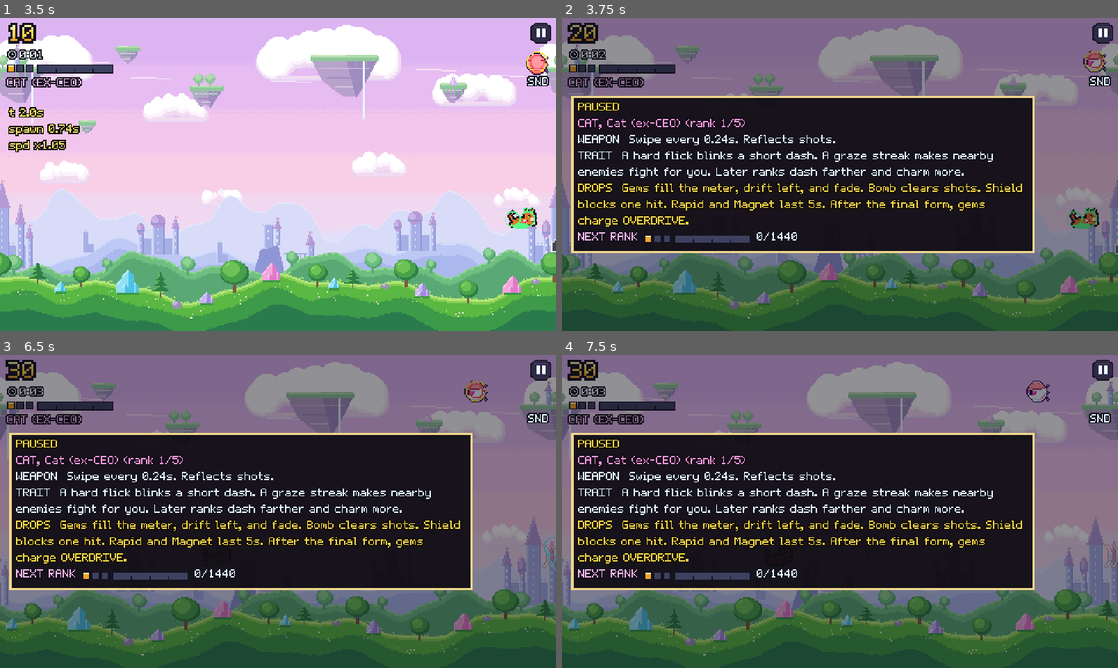
Above: before the commit, frames 1-4 (two rows, left to right).
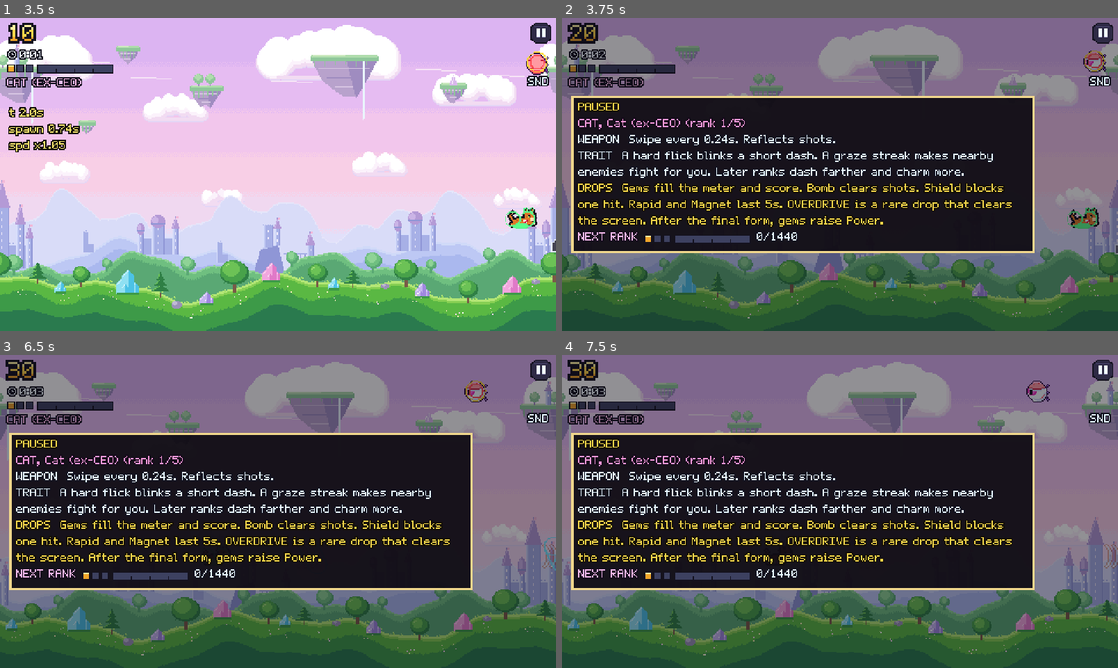
Above: after the commit, the same moments.

Repository: thongdo05/reincarnated-as-what
Game: Godot game, scene res://scenes/main.tscn
Same seed, same stepped clock (60 frames per second), same inputs: the game is played once before the commit and once after it.
Inputs (mouse positions are in pixels of both pictures, inside the frame that each line leads up to):
- Up to frame 1 (3.5 s): click "SND" at 0.5 s; click "OFF" at 1.25 s; tap Enter at 2 s; move the mouse to (400, 158) at 2.02 s; hold D 2.03-2.75 s; tap H at 2.1 s; click (400, 158) at 2.17 s; drag from (166, 190) to (250, 237) at 2.77 s
- Up to frame 2 (3.75 s): move the mouse to (895, 105) at 3.52 s; hold D from 3.53 s (still down); tap P at 3.6 s
- Up to frame 3 (6.5 s): release D at 4.25 s; tap Space at 4.25 s; drag from (250, 574) to (111, 464) at 4.27 s; click (528, 386) at 5 s; move the mouse to (444, 558) at 5.77 s; hold A from 5.78 s (still down); tap E at 5.85 s; tap Escape at 6.4 s
- Up to frame 4 (7.5 s): release A at 6.5 s; drag from (673, 464) to (756, 433) at 6.52 s; tap Enter at 7.25 s; move the mouse to (867, 511) at 7.27 s; hold S from 7.28 s (still down); tap H at 7.35 s; click (867, 511) at 7.42 s

Frame 1 is identical in both runs. In frame 2, 1.7% of the frame differs, in the area x 2-83%, y 52-67%; in frame 3, 1.7%; in frame 4, 1.7%.

Commit message:
Turn the screen clear into a rare drop, and let gems raise Power after rank 5.
OVERDRIVE is no longer a meter you fill with gems. It is a rare pickup, stronger than Bomb, with an 80 second gap so two cannot land back to back. After the final form, gems keep scoring and buy uncapped Power levels that slightly strengthen each form.

Co-authored-by: thongdo05 <thongdo05@users.noreply.github.com>

Diff:
--- a/scripts/combat_text.gd
+++ b/scripts/combat_text.gd
@@ -5,16 +5,21 @@
 
 const CALLOUTS: Array[String] = ["WINNER!", "OVERDRIVE", "BOMB", "TAKEOVER!"]
 
-## One banner at a time. A new WINNER! / OVERDRIVE replaces the one on screen
-## so the pops do not stack on the ship.
+## One banner at a time. A new WINNER! / OVERDRIVE / POWER replaces the one
+## on screen so the pops do not stack on the ship.
 func push_callout(text: String, at: Vector2, color: Color, life: float = 0.4) -> void:
 	var kept: Array[Dictionary] = []
 	for item in items:
-		if CALLOUTS.has(str(item["text"])):
+		if _is_callout(str(item["text"])):
 			continue
 		kept.append(item)
 	items = kept
 	push(text, at, color, life)
+
+func _is_callout(text: String) -> bool:
+	if CALLOUTS.has(text):
+		return true
+	return text.begins_with("POWER")
 
 func push(text: String, at: Vector2, color: Color, life: float = 0.34) -> void:
 	if items.size() >= 6:
--- a/scripts/difficulty.gd
+++ b/scripts/difficulty.gd
@@ -114,8 +114,17 @@
 const BOMB_SCORE := 400
 const SHIELD_IFRAMES := 0.22
 
-const OVERDRIVE_GEMS := 4
+## OVERDRIVE is a rare monster drop, not a gem meter. It pays more than Bomb
+## and kills what Bomb only chips. The chance climbs a little toward 3:00.
+## A cooldown keeps two from landing back to back.
 const OVERDRIVE_SCORE := 2500
+const OVERDRIVE_DROP_START := 0.008
+const OVERDRIVE_DROP_EXTREME := 0.018
+const OVERDRIVE_DROP_COOLDOWN := 80.0
+## After rank 5, gems buy Power levels. The first costs 3 gems. Each later
+## level costs 2 gems more than the one before it, so it cannot snowball.
+const POWER_FIRST_GEMS := 3
+const POWER_GEM_STEP := 2
 
 ## Full-height rake. The hole starts wide and closes on the old early slope,
 ## then stops at a lane the largest body can sit in. It does not keep closing.
@@ -253,6 +262,49 @@
 
 static func gates() -> Array[int]:
 	return [GATE_RANK2, GATE_RANK3, GATE_RANK4, GATE_RANK5]
+
+## Gems in one Power step. Level 1 is the first step after the final form.
+static func power_step_gems(next_level: int) -> int:
+	return POWER_FIRST_GEMS + maxi(next_level - 1, 0) * POWER_GEM_STEP
+
+static func power_step_points(next_level: int) -> int:
+	return power_step_gems(next_level) * GEM_EVO
+
+## Uncapped. 0 at the moment rank 5 is reached.
+static func power_level(points: int) -> int:
+	var extra := points - GATE_RANK5
+	if extra <= 0:
+		return 0
+	var level := 0
+	var spent := 0
+	while level < 80:
+		var cost := power_step_points(level + 1)
+		if extra < spent + cost:
+			return level
+		spent += cost
+		level += 1
+	return level
+
+## Absolute meter points where this Power level starts, and where the next one starts.
+static func power_bounds(points: int) -> Vector2:
+	var level := power_level(points)
+	var start := GATE_RANK5
+	for step in level:
+		start += power_step_points(step + 1)
+	return Vector2(float(start), float(start + power_step_points(level + 1)))
+
+static func power_progress(points: int) -> float:
+	var bounds := power_bounds(points)
+	var span := bounds.y - bounds.x
+	if span <= 0.0:
+		return 0.0
+	return clampf((float(points) - bounds.x) / span, 0.0, 1.0)
+
+static func overdrive_drop_chance(elapsed: float) -> float:
+	var u := 0.0
+	if elapsed > OPENING_SECONDS:
+		u = _climb(minf(elapsed, EXTREME_SECONDS))
+	return lerpf(OVERDRIVE_DROP_START, OVERDRIVE_DROP_EXTREME, u)
 
 ## 0 at the end of the opening, 1 at 3:00. Smooth, so the climb has no knee.
 static func _climb(elapsed: float) -> float:
--- a/scripts/form_catalog.gd
+++ b/scripts/form_catalog.gd
@@ -199,13 +199,14 @@
 static func cat_f(key: String) -> float:
 	return float(CAT[key])
 
-static func cat_blink_dist(rank_index: int) -> float:
+static func cat_blink_dist(rank_index: int, power_level: int = 0) -> float:
 	var values: Array = CAT["blink_dist"]
-	return float(values[clampi(rank_index, 0, values.size() - 1)])
-
-static func cat_blink_guard(rank_index: int) -> float:
+	return float(values[clampi(rank_index, 0, values.size() - 1)]) + float(maxi(power_level, 0)) * 2.0
+
+static func cat_blink_guard(rank_index: int, power_level: int = 0) -> float:
 	var values: Array = CAT["blink_guard"]
-	return float(values[clampi(rank_index, 0, values.size() - 1)])
+	var guard := float(values[clampi(rank_index, 0, values.size() - 1)]) + float(maxi(power_level, 0)) * 0.008
+	return minf(guard, 0.2)
 
 static func cat_graze_need(rank_index: int) -> int:
 	var values: Array = CAT["graze_need"]
@@ -247,6 +248,21 @@
 static func vending_winner_bonus(rank_index: int) -> int:
 	var values: Array = VENDING["winner_bonus"]
 	return int(values[clampi(rank_index, 0, values.size() - 1)])
+
+## Modest, and slower for the slime stream, whose shots start at 1 damage.
+static func power_damage_bonus(id: int, power_level: int) -> int:
+	if power_level <= 0:
+		return 0
+	if id == Id.SLIME:
+		return power_level / 3
+	if id == Id.DEMON:
+		return power_level / 4
+	return power_level / 2
+
+static func power_fire_interval(base: float, power_level: int) -> float:
+	if power_level <= 0:
+		return base
+	return base * pow(0.985, float(power_level))
 
 static func demon_orbs(rank_index: int) -> int:
 	var values: Array = DEMON["orbs"]
--- a/scripts/game.gd
+++ b/scripts/game.gd
@@ -47,6 +47,8 @@
 var pattern_shots: Array[Dictionary] = []
 var power_spawned := 0
 var overdrive := 0
+var overdrive_spawned := 0
+var _overdrive_lock := 0.0
 var winner := 0
 var winner_pops := 0
 var _graze_streak := 0
@@ -779,6 +781,13 @@
 		_player.invulnerable = true
 	if _player.ready_to_fire():
 		var interval := float(FormCatalog.rank_spec(form_id, rank_index)["fire_interval"])
+		var level := _power_level()
+		if form_id == FormCatalog.Id.DEMON:
+			# Orbs already clear crowds. Power only nudges them, so a long run
+			# cannot turn the final form into a screen wipe.
+			interval *= pow(0.995, float(level))
+		else:
+			interval = FormCatalog.power_fire_interval(interval, level)
 		if rapid_left > 0.0:
 			interval *= Difficulty.RAPID_FIRE_SCALE
 		var shot_event := AudioCues.shot_event_for_form(form_id)
@@ -788,9 +797,12 @@
 		for spec in FormCatalog.player_shots(form_id, _player.position, rank_index):
 			if form_id == FormCatalog.Id.DEMON:
 				var speed := FormCatalog.demon_speed(rank_index, crowd)
-				spec["velocity"] = Vector2(speed, 0.0)
-				spec["homing"] = FormCatalog.demon_homing(rank_index, crowd)
-				spec["damage"] = FormCatalog.demon_damage(rank_index, crowd)
+				var aim: Vector2 = spec["velocity"]
+				spec["velocity"] = Vector2(speed, aim.y)
+				spec["homing"] = FormCatalog.demon_homing(rank_index, crowd) + float(level) * 0.5
+				spec["damage"] = FormCatalog.demon_damage(rank_index, crowd) + level / 8
+			elif level > 0:
+				spec["damage"] = int(spec["damage"]) + FormCatalog.power_damage_bonus(form_id, level)
 			_spawn_shot(spec, true)
 		_player.did_fire(interval)
 	CaptureMode.tick_play(self, delta)
@@ -1094,12 +1106,6 @@
 	loot_count += 1
 	score += Difficulty.GEM_SCORE
 	_spawn_fx("graze_sparkle.png", at, 0.22, 0.6, 1.2)
-	if FormCatalog.gate_for_next_rank(rank_index) < 0:
-		overdrive += 1
-		if overdrive >= Difficulty.OVERDRIVE_GEMS:
-			overdrive = 0
-			_overdrive_blast()
-		return
 	_add_evo(Difficulty.GEM_EVO)
 
 func _loot_reached(gem: LootGem, magnet: float) -> bool:
@@ -1112,10 +1118,27 @@
 func _roll_drops(at: Vector2) -> void:
 	if _drop_unit() < Difficulty.GEM_CHANCE:
 		_spawn_evo_gem(at)
+	if _try_overdrive_drop(at):
+		return
 	if _drop_unit() < Difficulty.POWER_CHANCE:
 		var kinds: Array[String] = ["bomb", "shield", "rapid", "magnet"]
 		var index := _drop_rng.randi() % kinds.size()
 		_spawn_power(at + Vector2(8, -6), kinds[index])
+
+func _try_overdrive_drop(at: Vector2) -> bool:
+	if elapsed < _overdrive_lock or _overdrive_live():
+		return false
+	if _drop_unit() >= Difficulty.overdrive_drop_chance(elapsed):
+		return false
+	_spawn_power(at + Vector2(10, -8), "overdrive")
+	_overdrive_lock = elapsed + Difficulty.OVERDRIVE_DROP_COOLDOWN
+	return true
+
+func _overdrive_live() -> bool:
+	for drop in _powers:
+		if is_instance_valid(drop) and drop.visible and drop.kind == "overdrive":
+			return true
+	return false
 
 func _drop_unit() -> float:
 	if not _drop_seeded:
@@ -1138,6 +1161,8 @@
 	drop.visible = true
 	_powers.append(drop)
 	power_spawned += 1
+	if kind == "overdrive":
+		overdrive_spawned += 1
 
 func _tick_powers(delta: float) -> void:
 	if _powers.is_empty():
@@ -1179,6 +1204,8 @@
 			rapid_left = Difficulty.POWER_DURATION
 		"magnet":
 			magnet_left = Difficulty.POWER_DURATION
+		"overdrive":
+			_overdrive_blast()
 
 func _release_power(drop: PowerDrop) -> void:
 	if not is_instance_valid(drop):
@@ -1456,6 +1483,19 @@
 		return
 	evo_points += points
 	_try_rank()
+	_sync_power()
+
+func _power_level() -> int:
+	return Difficulty.power_level(evo_points)
+
+func _sync_power() -> void:
+	if _player == null:
+		return
+	var level := _power_level()
+	var before := int(_player.power_level)
+	_player.power_level = level
+	if level > before and phase == PHASE_PLAY and _combat != null:
+		_combat.push_callout("POWER +%d" % level, _player.position + Vector2(-28, -22), Color("ffe56a"), 0.36)
 
 func _try_rank() -> void:
 	var reached := FormCatalog.rank_for_points(evo_points)
@@ -1789,25 +1829,26 @@
 	if _hud_view == null:
 		return
 	var fill := HudLayout.fill_px(evo_points, rank_index)
-	var overdrive_px := -1
-	if FormCatalog.gate_for_next_rank(rank_index) < 0:
-		overdrive_px = int(round(float(HudLayout.FILL_FULL) * clampf(float(overdrive) / float(Difficulty.OVERDRIVE_GEMS), 0.0, 1.0)))
 	var winner_px := -1
 	if form_id == FormCatalog.Id.VENDING:
 		var need := float(FormCatalog.vending_winner_kills(rank_index))
 		winner_px = int(round(float(HudLayout.FILL_FULL) * clampf(float(winner) / need, 0.0, 1.0)))
+	var rank_label := FormCatalog.rank_name(form_id, rank_index).to_upper()
+	var level := _power_level()
+	if level > 0:
+		rank_label += " +%d" % level
 	_hud_view.set_run(
 		ScoreRules.format_score(score),
 		ScoreRules.format_time(elapsed),
 		loot_count,
-		FormCatalog.rank_name(form_id, rank_index).to_upper(),
+		rank_label,
 		rank_index,
 		fill,
 		form_id == FormCatalog.Id.GOBLIN,
 		_player != null and _player.shield_hits > 0,
 		int(ceil(rapid_left)) if rapid_left > 0.0 else 0,
 		int(ceil(magnet_left)) if magnet_left > 0.0 else 0,
-		overdrive_px,
+		-1,
 		winner_px
 	)
 
@@ -2104,6 +2145,7 @@
 func _prewarm() -> void:
 	PixelFont.outlined_texture("FINAL FORM!", Color("ffe56a"))
 	PixelFont.outlined_texture("OVERDRIVE", Color("ffe56a"))
+	PixelFont.outlined_texture("POWER +1", Color("ffe56a"))
 	PixelFont.outlined_texture("WINNER!", Color("ffe56a"))
 	PixelFont.outlined_texture("NEW BEST!", Color("ffe56a"))
 	PixelFont.outlined_texture("BOMB", Color("ffe56a"))
@@ -2196,6 +2238,8 @@
 	evo_points = 0
 	rank_index = 0
 	overdrive = 0
+	overdrive_spawned = 0
+	_overdrive_lock = 0.0
 	winner = 0
 	_graze_streak = 0
 	_graze_left = 0.0
--- a/scripts/hud_layout.gd
+++ b/scripts/hud_layout.gd
@@ -26,11 +26,11 @@
 	return "ui/hud_evo_meter_rank%d_empty.png" % shown
 
 ## Width of the 64px fill, clipped by progress from this rank to the next.
-## Rank 5 has no next gate, so the bar stays full.
+## Rank 5 has no next rank. The same bar then fills toward the next Power level.
 static func fill_px(points: int, rank_index: int) -> int:
 	var nxt := FormCatalog.gate_for_next_rank(rank_index)
 	if nxt < 0:
-		return FILL_FULL
+		return int(round(float(FILL_FULL) * Difficulty.power_progress(points)))
 	var prev := 0
 	var gates := FormCatalog.rank_gates()
 	if rank_index > 0 and rank_index - 1 < gates.size():
--- a/scripts/pause_card.gd
+++ b/scripts/pause_card.gd
@@ -69,13 +69,20 @@
 	_weapon.text = "WEAPON  " + FormCatalog.weapon_line(id, rank_index)
 	_trait.text = "TRAIT  " + FormCatalog.trait_line(id, split_ready)
 	_drops.visible = true
-	_drops.text = "DROPS  Gems fill the meter, drift left, and fade. Bomb clears shots. Shield blocks one hit. Rapid and Magnet last 5s. After the final form, gems charge OVERDRIVE."
+	_drops.text = "DROPS  Gems fill the meter and score. Bomb clears shots. Shield blocks one hit. Rapid and Magnet last 5s. OVERDRIVE is a rare drop that clears the screen. After the final form, gems raise Power."
 	var at_cap := FormCatalog.gate_for_next_rank(rank_index) < 0
 	var points_text := FormCatalog.next_rank_text(rank_index, points)
 	var meter_fill := HudLayout.fill_px(points, rank_index)
-	_meter.visible = not at_cap
+	var show_power := at_cap
+	_meter.visible = not at_cap or show_power
 	_points.visible = not at_cap
-	if at_cap:
+	if show_power:
+		var level := Difficulty.power_level(points)
+		_next.text = "POWER +%d" % level
+		_next.add_theme_color_override("font_color", FINAL)
+		_size_line(_next)
+		(_meter as _Meter).set_fill(rank_index, meter_fill)
+	elif at_cap:
 		_next.text = "NEXT RANK  FINAL FORM"
 		_next.add_theme_color_override("font_color", FINAL)
 		_size_line(_next)
--- a/scripts/player_ship.gd
+++ b/scripts/player_ship.gd
@@ -28,6 +28,7 @@
 var regrow_left := 0.0
 var regrew := false
 var rank_index := 0
+var power_level := 0
 var evolve_flash := 0.0
 var evolve_t := -1.0
 var evolve_hold := 1.0
@@ -160,12 +161,12 @@
 	var dist := to_aim.length()
 	if dist < FormCatalog.CAT_BLINK_MIN:
 		return
-	var hop := to_aim / dist * minf(dist, FormCatalog.cat_blink_dist(rank_index))
+	var hop := to_aim / dist * minf(dist, FormCatalog.cat_blink_dist(rank_index, power_level))
 	_trail.push_front(position)
 	_trim_trail()
 	position += hop
 	_blink_cd = FormCatalog.CAT_BLINK_CD
-	blink_guard = FormCatalog.cat_blink_guard(rank_index)
+	blink_guard = FormCatalog.cat_blink_guard(rank_index, power_level)
 	_trail_timer = 0.04
 
 func _fade_blink_trail(delta: float) -> void:
@@ -215,6 +216,7 @@
 	regrow_left = 0.0
 	regrew = false
 	rank_index = 0
+	power_level = 0
 	evolve_flash = 0.0
 	evolve_t = -1.0
 	evolve_final = false
--- a/scripts/power_drop.gd
+++ b/scripts/power_drop.gd
@@ -23,6 +23,9 @@
 			sprite_name = "slime_shot.png"
 		"magnet":
 			sprite_name = "ui/hud_coin_icon.png"
+		"overdrive":
+			kind = "overdrive"
+			sprite_name = "gem.png"
 		_:
 			kind = "bomb"
 			sprite_name = "anvil.png"
@@ -47,6 +50,9 @@
 	return sin(age * 4.0) * 2.0
 
 func _draw() -> void:
+	if kind == "overdrive":
+		_draw_overdrive()
+		return
 	var bob := bob_offset()
 	draw_arc(Vector2(0.0, bob), 11.0, 0.0, TAU, 20, RING, 1.5, true)
 	draw_set_transform(Vector2(0.0, bob), 0.0, _icon_scale())
@@ -58,6 +64,20 @@
 	ArtLibrary.draw_anchored(self, "graze_sparkle.png", Color(1, 1, 1, 0.9))
 	draw_set_transform(Vector2.ZERO, 0.0, Vector2.ONE)
 
+## Stand-in for the screen-clear drop. A gold star and a gem, not a shot sprite.
+func _draw_overdrive() -> void:
+	var bob := bob_offset()
+	var origin := Vector2(0.0, bob)
+	draw_arc(origin, 13.0, 0.0, TAU, 22, Color("ffe56a"), 1.5, true)
+	draw_arc(origin, 9.0, 0.0, TAU, 16, Color("ff4d5e"), 1.0, true)
+	var spin := age * 3.0
+	for i in 8:
+		var dir := Vector2.from_angle(spin + float(i) * TAU / 8.0)
+		draw_rect(Rect2(origin + dir * 6.0 - Vector2(1.0, 1.0), Vector2(2.0, 2.0)), Color("fff3c4"))
+	draw_set_transform(origin, 0.0, Vector2(1.0, 1.0))
+	ArtLibrary.draw_anchored(self, "gem.png")
+	draw_set_transform(Vector2.ZERO, 0.0, Vector2.ONE)
+
 func _icon_scale() -> Vector2:
 	if kind == "bomb":
 		return Vector2(0.55, 0.55)
--- a/tests/dodge_bot.gd
+++ b/tests/dodge_bot.gd
@@ -128,6 +128,8 @@
 		"killer": str(game.killer_name),
 		"powers": int(game.power_spawned),
 		"loot": int(game.loot_count),
+		"power": int(Difficulty.power_level(int(game.evo_points))) if int(game.rank_index) >= 4 else 0,
+		"overdrive": int(game.overdrive_spawned),
 	}
 	root.remove_child(game)
 	game.free()
@@ -443,6 +445,8 @@
 			var reached3 := 0
 			var reached4 := 0
 			var reached5 := 0
+			var power_sum := 0
+			var overdrive_sum := 0
 			for seed_value in seeds:
 				print("RUN %s %s %d" % [style, FormCatalog.display_name(form), seed_value])
 				var result := _run(seed_value, form, style)
@@ -469,6 +473,8 @@
 					reached4 += 1
 				if float(result["rank5"]) >= 0.0:
 					reached5 += 1
+					power_sum += int(result["power"])
+				overdrive_sum += int(result["overdrive"])
 				var rank2_text := "never"
 				var rank3_text := "never"
 				if float(result["rank2"]) >= 0.0:
@@ -489,7 +495,10 @@
 					str(result["killer"]),
 				])
 			var n := seeds.size()
-			print("REPORT %s %s n %d med %.2f p90 %.2f dead10 %.1f past30 %.1f past60 %.1f past120 %.1f past180 %.1f rank2 %.1f rank3 %.1f rank4 %.1f rank5 %.1f rank2_med %s rank3_med %s powers %.2f" % [
+			var power_avg := 0.0
+			if reached5 > 0:
+				power_avg = float(power_sum) / float(reached5)
+			print("REPORT %s %s n %d med %.2f p90 %.2f dead10 %.1f past30 %.1f past60 %.1f past120 %.1f past180 %.1f rank2 %.1f rank3 %.1f rank4 %.1f rank5 %.1f power_avg %.2f overdrive_per_run %.2f rank2_med %s rank3_med %s powers %.2f" % [
 				style,
 				FormCatalog.display_name(form),
 				n,
@@ -504,6 +513,8 @@
 				100.0 * float(reached3) / float(n),
 				100.0 * float(reached4) / float(n),
 				100.0 * float(reached5) / float(n),
+				power_avg,
+				float(overdrive_sum) / float(n),
 				"%.2f" % _median(r2) if not r2.is_empty() else "never",
 				"%.2f" % _median(r3) if not r3.is_empty() else "never",
 				float(powers) / float(n),
--- /dev/null
+++ b/tests/power_shots.gd
@@ -0,0 +1,106 @@
+extends SceneTree
+
+## HUD with a Power level, and the OVERDRIVE pickup beside a bomb.
+## xvfb-run godot --path . --rendering-driver opengl3 -s res://tests/power_shots.gd
+
+var _phase := 0
+var _frames := 0
+var _index := 0
+var _game: Node
+var _out := "/opt/cursor/artifacts/screenshots"
+
+func _initialize() -> void:
+	DisplayServer.window_set_mode(DisplayServer.WINDOW_MODE_WINDOWED)
+	DisplayServer.window_set_size(Vector2i(480, 270))
+	DirAccess.make_dir_recursive_absolute(_out)
+
+func _process(_delta: float) -> bool:
+	if _phase == 0:
+		var packed: PackedScene = load("res://scenes/main.tscn")
+		_game = packed.instantiate()
+		root.add_child(_game)
+		_frames = 0
+		_phase = 1
+		return false
+	if _phase == 1:
+		_frames += 1
+		if _frames < 3:
+			return false
+		_show_power()
+		_frames = 0
+		_phase = 2
+		return false
+	_frames += 1
+	if _frames < 6:
+		return false
+	if _index == 0:
+		_save("power_level_hud.png")
+		_show_drop()
+		_frames = 0
+		_index = 1
+		return false
+	_save("overdrive_drop.png")
+	print("POWER_SHOTS_OK")
+	quit(0)
+	return true
+
+func _show_power() -> void:
+	var game = _game
+	game.form_id = FormCatalog.Id.SLIME
+	game.phase = game.PHASE_PLAY
+	game._reveal.visible = false
+	if game._hint_label != null:
+		game._hint_label.visible = false
+	game._pause_overlay.visible = false
+	game.rank_index = 4
+	game.evo_points = Difficulty.GATE_RANK5 + Difficulty.power_step_points(1) + Difficulty.power_step_points(2) + int(Difficulty.power_step_points(3) / 2)
+	game.invuln = 30.0
+	game.elapsed = 96.0
+	game._player.form_id = FormCatalog.Id.SLIME
+	game._player.rank_index = 4
+	game._player.power_level = Difficulty.power_level(game.evo_points)
+	game._player.alive = true
+	game._player.visible = true
+	game._player.invulnerable = true
+	game._player.position = Vector2(150, 140)
+	game._player.aim = game._player.position
+	game._player._apply_radius()
+	game._clear_field()
+	game._spawn_enemy({
+		"t": 0.0,
+		"kind": SpawnDirector.EYE,
+		"x_ratio": 0.75,
+		"phase": 0.2,
+		"stop_ratio": 0.2,
+		"y_bias": -20.0,
+		"wave_amp": 6.0,
+		"hold_fire": true,
+	}, Vector2(480, 270))
+	game._refresh_hud()
+	game._player.queue_redraw()
+
+func _show_drop() -> void:
+	var game = _game
+	game.rank_index = 2
+	game.evo_points = Difficulty.GATE_RANK3
+	game._player.rank_index = 2
+	game._player.power_level = 0
+	game._player.position = Vector2(120, 130)
+	game._player.aim = game._player.position
+	game._clear_field()
+	game._spawn_power(Vector2(210, 130), "overdrive")
+	game._spawn_power(Vector2(300, 130), "bomb")
+	game._spawn_shot({
+		"position": Vector2(360, 150),
+		"velocity": Vector2(-40, 0),
+		"sprite": "floating_eye_bolt.png",
+		"damage": 1,
+		"killer_name": "Floating Eye",
+	}, false)
+	game._refresh_hud()
+
+func _save(file_name: String) -> void:
+	var image := root.get_viewport().get_texture().get_image()
+	var path := _out + "/" + file_name
+	var err := image.save_png(path)
+	print("SAVED %s err %s" % [path, err])
--- a/tests/smoke.gd
+++ b/tests/smoke.gd
@@ -1798,8 +1798,24 @@
 	if HudLayout.fill_px(gate_rank3, 2) != 0:
 		push_error("rank 3 meter should restart at its gate, got %d" % HudLayout.fill_px(gate_rank3, 2))
 		failed += 1
-	if HudLayout.fill_px(Difficulty.GATE_RANK5, 4) != 64 or HudLayout.fill_px(Difficulty.GATE_RANK5 + 4000, 4) != 64:
-		push_error("rank 5 meter should stay full")
+	if HudLayout.fill_px(Difficulty.GATE_RANK5, 4) != 0:
+		push_error("rank 5 meter should restart toward Power, got %d" % HudLayout.fill_px(Difficulty.GATE_RANK5, 4))
+		failed += 1
+	var power_half := Difficulty.GATE_RANK5 + int(Difficulty.power_step_points(1) / 2)
+	if HudLayout.fill_px(power_half, 4) != 32:
+		push_error("Power meter should be half full halfway to +1, got %d" % HudLayout.fill_px(power_half, 4))
+		failed += 1
+	if Difficulty.power_level(Difficulty.GATE_RANK5) != 0 or Difficulty.power_level(Difficulty.GATE_RANK5 + Difficulty.power_step_points(1)) != 1:
+		push_error("the first Power level should cost more than one gem and start at the final form")
+		failed += 1
+	if Difficulty.power_step_gems(2) <= Difficulty.power_step_gems(1):
+		push_error("each Power level should cost more gems than the last")
+		failed += 1
+	if Difficulty.overdrive_drop_chance(180.0) <= Difficulty.overdrive_drop_chance(10.0):
+		push_error("OVERDRIVE should be a little more common as the run approaches 3:00")
+		failed += 1
+	if Difficulty.OVERDRIVE_DROP_COOLDOWN < 8.0 or Difficulty.OVERDRIVE_SCORE <= Difficulty.BOMB_SCORE:
+		push_error("OVERDRIVE should be rarer than a back-to-back drop and worth more than Bomb")
 		failed += 1
 	if HudLayout.meter_file(4) != "ui/hud_evo_meter_rank5_empty.png":
 		push_error("rank 5 should use the five-pip meter")
Not shown, added: tests/power_shots.gd.uid
